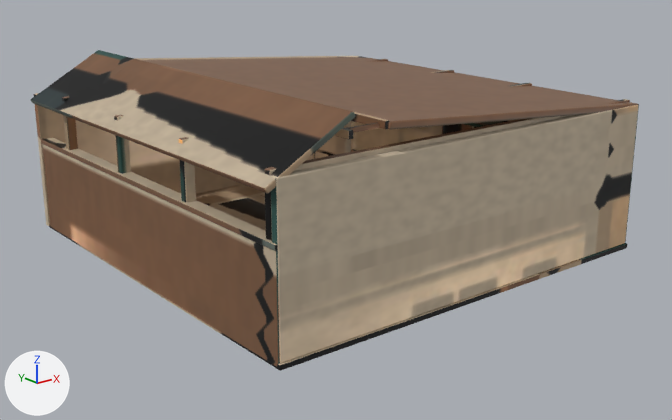
Two versions of the glTF model public/room-art/compaii-atelier/gallery.glb, one commit apart.
Rendered twice from a 50 mm lens placed at (-15.64, -19.89, 8.69), pointed at (-0.05, -0.4, 0.9). The axes (+X, +Y, +Z) are drawn at lower left. The lights are the same throughout. The first picture is the older version. Vertices at exactly the same position are counted once.

Script lines for the objects in view, before the commit:
```python
me_cube_194 = bpy.data.meshes.new('Cube.194')
me_cube_194.from_pydata(...)  # 10572 vertices, 20704 faces; spans x -6.11..5.92, y -5.89..6.06, z -1.03..5.03
me_cube_194.materials.append(mat_ivory_limewash)
me_cube_194.materials.append(mat_dark_oiled_oak)
me_cube_194.materials.append(mat_weathered_copper)
me_cube_194.materials.append(mat_split_basalt)
me_cube_194.materials.append(mat_ivory_lettering)
me_cube_194.materials.append(mat_honed_honey_limestone)
me_cube_194.materials.append(mat_blue_gunmetal)
me_cube_194.materials.append(mat_satin_brass)
me_cube_194.materials.append(mat_honey_lamp_glass)
ob_vis___collection_gallery = bpy.data.objects.new('VIS · Collection gallery', me_cube_194)
ob_vis___collection_gallery.location = (0.0, 0.0, 0.0)
```
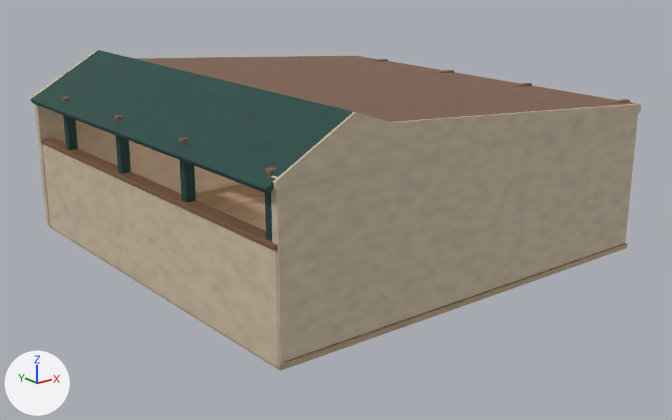
Commit message: Close the gallery gables without filling the clerestory

Pixel boxes [x1, y1, x2, y2] of what changed, in the pictures (672 x 420 px):
'VIS · Collection gallery', reshaped: before [31, 50, 639, 371]; after [31, 50, 641, 371]
part 1 of me_cube_194, added (brown): after [273, 103, 641, 190]
part 2 of me_cube_194, added: after [35, 50, 357, 95]
part 3 of me_cube_194, surface changed: [31, 51, 638, 371] in both

Edits to the bpy script that builds the scene:
```text
Change me_cube_194:
    used by ob_vis___collection_gallery; location = (0.0, 0.0, 0.0)
    remove me_cube_194.from_pydata(...)  # 10572 vertices, 20704 faces; spans x -6.11..5.92, y -5.89..6.06, z -1.03..5.03
    add me_cube_194.from_pydata(...)  # 10788 vertices, 21120 faces; spans x -6.11..5.92, y -5.89..6.06, z -1.03..5.03
    me_cube_194 part 1
    6 vertices are added at (-5.91, -5.88, 3.78), (5.91, -5.88, 3.78), (5.91, -5.88, 4.01), (-2.96, -5.88, 4.69), (-3.94, -5.88, 5.03), (-5.91, -5.88, 3.93)
    6 new vertices lie (0.0, 0.26, 0.0) away from vertices in x -5.91..5.91, y -5.88, z 3.78..5.03
    20 new faces join them, mat_ivory_limewash
    me_cube_194 part 2
    6 vertices are added at (-5.91, 5.77, 3.78), (5.91, 5.77, 3.78), (5.91, 5.77, 4.01), (-2.96, 5.77, 4.69), (-3.94, 5.77, 5.03), (-5.91, 5.77, 3.93)
    6 new vertices lie (0.0, 0.19, 0.0) away from vertices in x -5.91..5.91, y 5.77, z 3.78..5.03
    20 new faces join them, mat_ivory_limewash
    me_cube_194 part 3: 20462 kept faces spanning x -6.11..5.92, y -5.89..6.06, z -1.03..5.03 get new texture (UV) coordinates
    other edits to the shape of me_cube_194 do not show in these pictures
```
